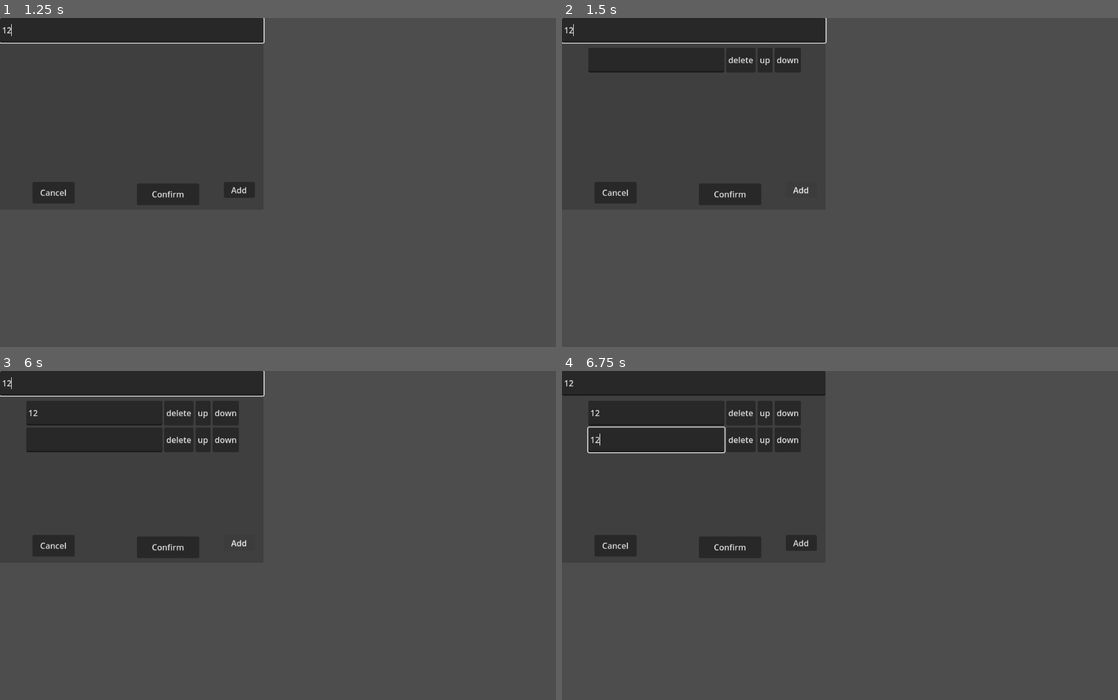
Above: before the commit, frames 1-4 (two rows, left to right).
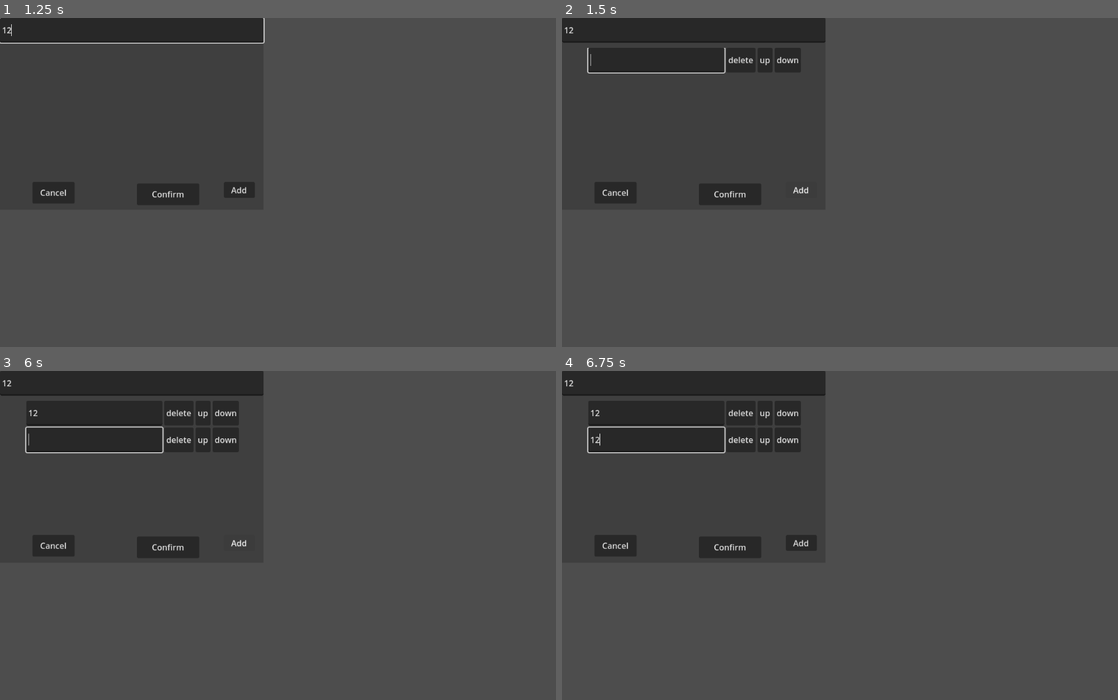
Above: after the commit, the same moments.

Repository: lfoxhlnut/KeyManager
Game: Godot game, scene res://ui/edit_window.tscn
Two runs of this game, one before a commit and one after it. Both use one fixed random seed, a clock stepped at 60 frames per second and the inputs below. This scene is started directly instead of the project's main scene.
Inputs (mouse positions are in pixels of both pictures, inside the frame that each line leads up to):
- Up to frame 1 (1.25 s): click (133, 31) at 0.52 s; type "12" at 0.6 s
- Up to frame 2 (1.5 s): click "Add" at 1.25 s
- Up to frame 3 (6 s): click (94, 413) at 2.02 s; type "12" at 2.1 s; click "Confirm" at 2.75 s; click "Confirm" at 3.5 s; click "up" at 4.25 s; click "down" at 5 s; click "Add" at 5.75 s
- Up to frame 4 (6.75 s): click (656, 440) at 6.52 s; type "12" at 6.6 s

Frame 1 is identical in both runs. In frame 2, 0.4% of the frame differs, in the area x 0-48%, y 0-17%; in frame 3, 0.5%, in the area x 0-48%, y 0-26%; in frame 4, nothing differs.

Commit message:
Fix an error related to focus grabbing.

Diff:
--- a/script/edit_window.gd
+++ b/script/edit_window.gd
@@ -183,12 +183,9 @@
 	# vbox 没有子节点的情况包含在内
 	if id >= vbox.get_child_count() or id < -vbox.get_child_count():
 		return
-	if id == -1:
-		head.focus_input_area()
-	else:
-		var hbox: HBoxContainer = vbox.get_child(id)
-		var sub_info: EwSubInfo = hbox.get_child(0)
-		sub_info.focus_input_area()
+	var hbox: HBoxContainer = vbox.get_child(id)
+	var sub_info: EwSubInfo = hbox.get_child(0)
+	sub_info.focus_input_area()
 
 
 ## Set focus to input area of title
